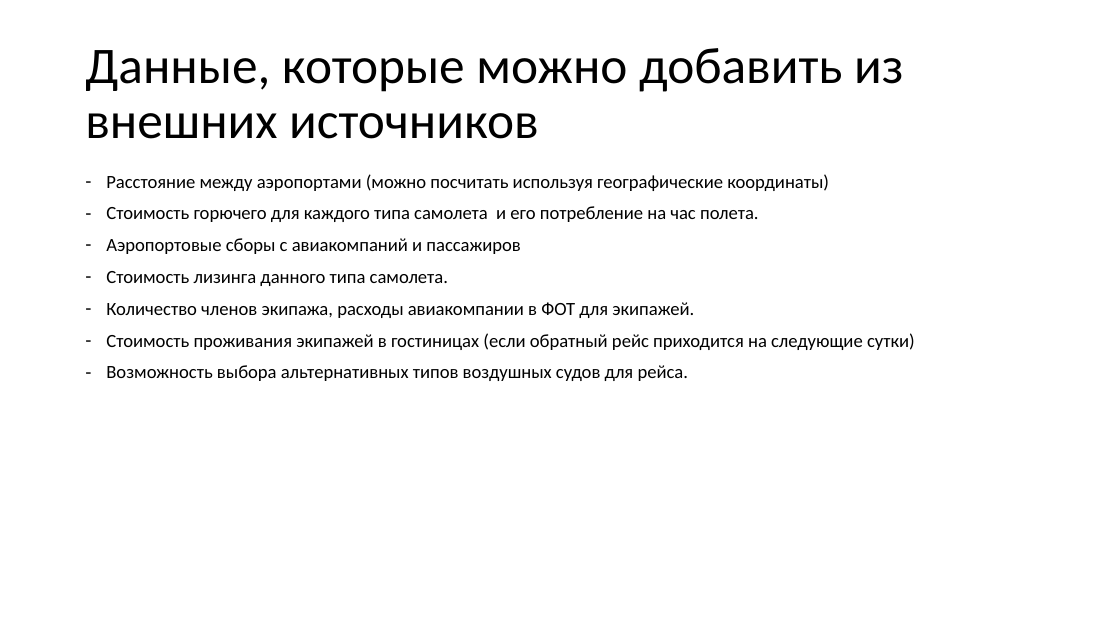
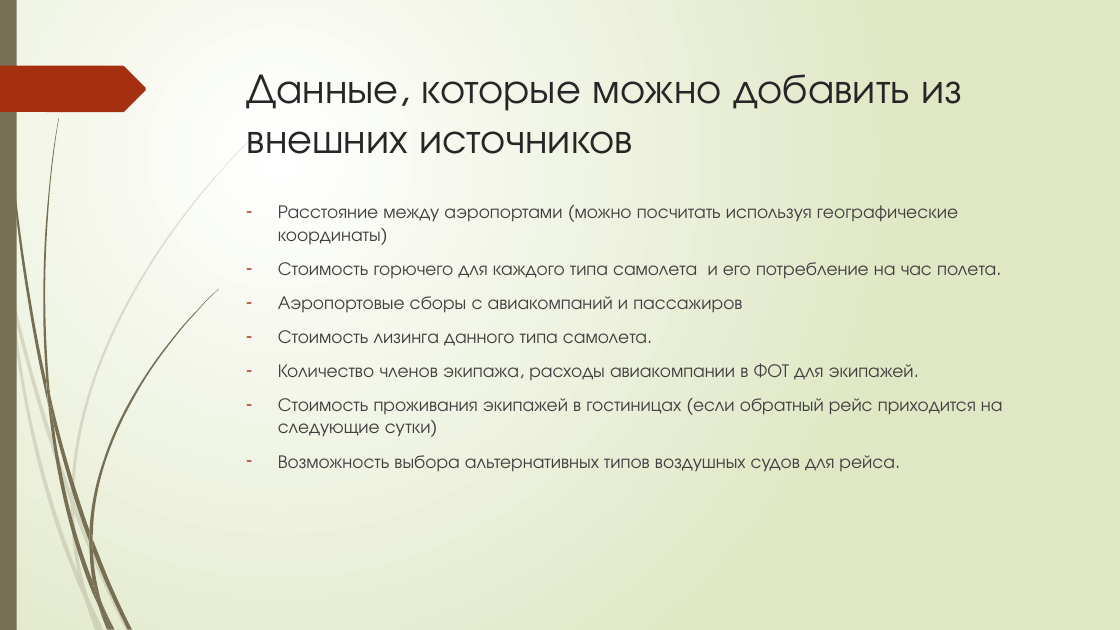
Before and after one commit to stselikov/skillfactory_rds, a slide deck: slide 6 of module_4/Project 4 Tselikov Sergey.pptx. Drawn at 1120x630 pixels with LibreOffice and Linux fonts; fonts in the diff are those of the drawing. Boxes give left, top, right and bottom in pixels: in the first picture for what was removed or moved away, otherwise in the second. Text is boxed around its words. In the diff, an @@ line names an element or a change of style, - is before the commit and + after.

```diff
--- a/module_4/Project 4 Tselikov Sergey.pptx
+++ b/module_4/Project 4 Tselikov Sergey.pptx
@@ background #FFFFFF to gradient #FFFFFF to #DFE8C4 @@
@@ rectangle added at (0,0,17,630), fill #766F54 @@
@@ title "Данные, которые можно добавить из ...": place and size @@
-title "Данные, которые можно добавить из ..." at (85,48,903,139)
+title "Данные, которые можно добавить из ..." at (247,74,962,154)
@@ title "Данные, которые можно добавить из ..." at (247,74,962,154): size 44 to 36 pt, font Calibri to TeX Gyre Adventor, text colour #000000 to #262626; line spacing 0.9 to 1; vertical alignment middle to top @@
@@ freeform shape added at (0,66,146,112), fill #A53010 @@
@@ text "Расстояние между аэропортами (можно посчитать ...": place and size @@
-text "Расстояние между аэропортами (можно посчитать ..." at (106,174,915,381)
+text "Расстояние между аэропортами (можно посчитать ..." at (278,205,1003,472)
@@ text "Расстояние между аэропортами (можно посчитать ..." at (278,205,1003,472): font Calibri to TeX Gyre Adventor, text colour #000000 to #404040; indent changed; line spacing 0.9 to 1 @@
@@ group added at (0,129,262,630): 10 freeform shapes @@
@@ group added at (3,0,218,630): 12 freeform shapes @@
```
Also in this commit, not shown: 5 other slides changed, 2 slides added, 1 other file.
